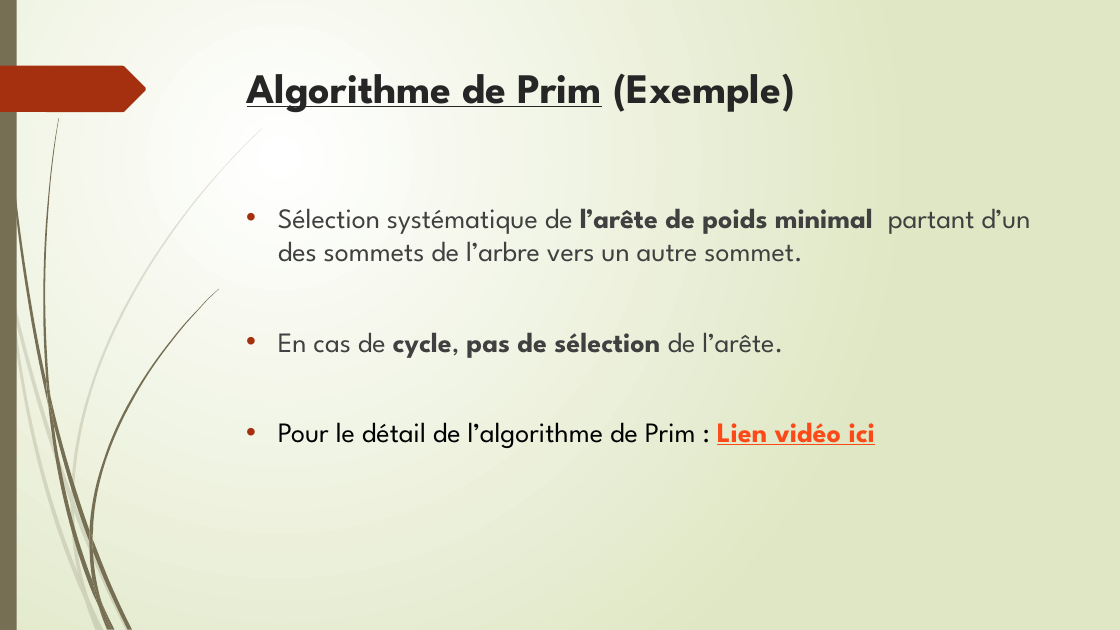
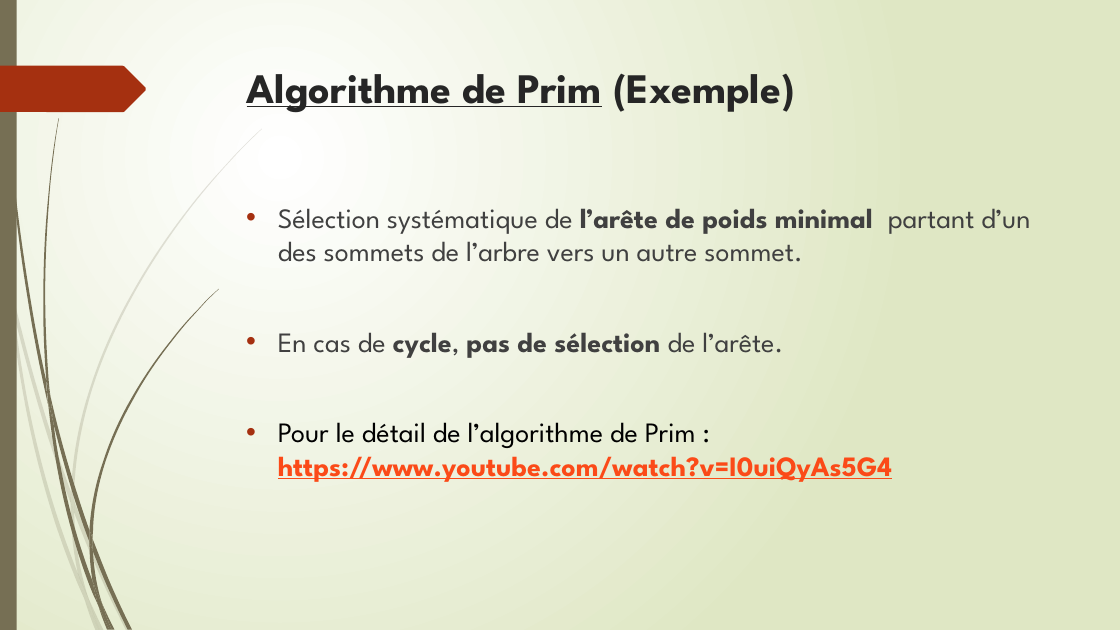
Before and after one commit to lmayer65/NSI_T, a slide deck: slide 5 of Grand Oral/Génération_Labyrinthe/TSI_Generation_Labyrinthe.pptx. Drawn at 1120x630 pixels with LibreOffice and Linux fonts; fonts in the diff are those of the drawing. Boxes give left, top, right and bottom in pixels: in the first picture for what was removed or moved away, otherwise in the second. Text is boxed around its words. In the diff, an @@ line names an element or a change of style, - is before the commit and + after.

```diff
--- a/Grand Oral/Génération_Labyrinthe/TSI_Generation_Labyrinthe.pptx
+++ b/Grand Oral/Génération_Labyrinthe/TSI_Generation_Labyrinthe.pptx
@@ text at <box>278,422,892,482</box>: text changed; text colour #000000 to #FB4A18; bold on @@
-• Pour le détail de l’algorithme de Prim : Lien vidéo ici
+• Pour le détail de l’algorithme de Prim : https://www.youtube.com/watch?v=I0uiQyAs5G4
```
Also in this commit, not shown: 2 other slides changed.
